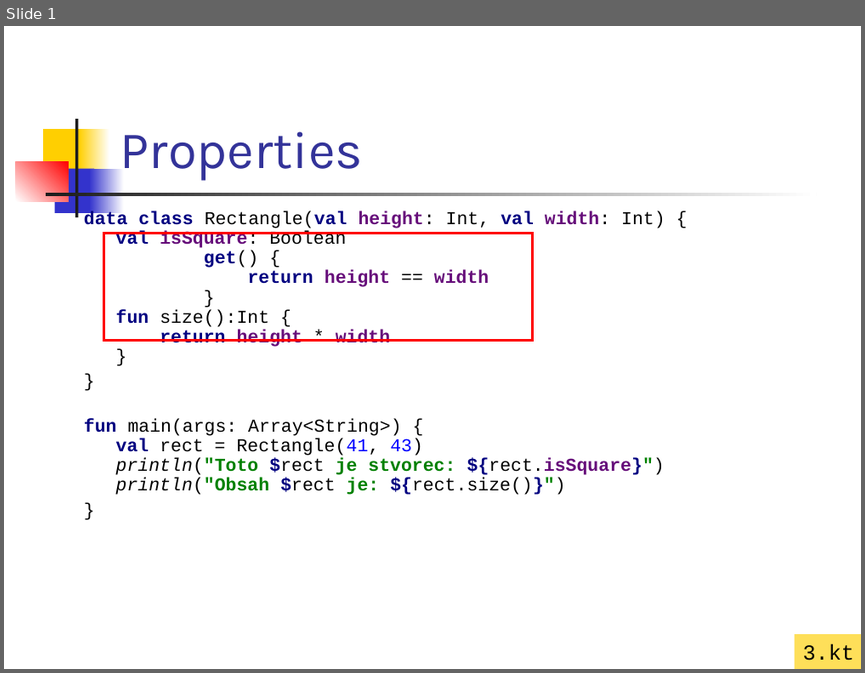
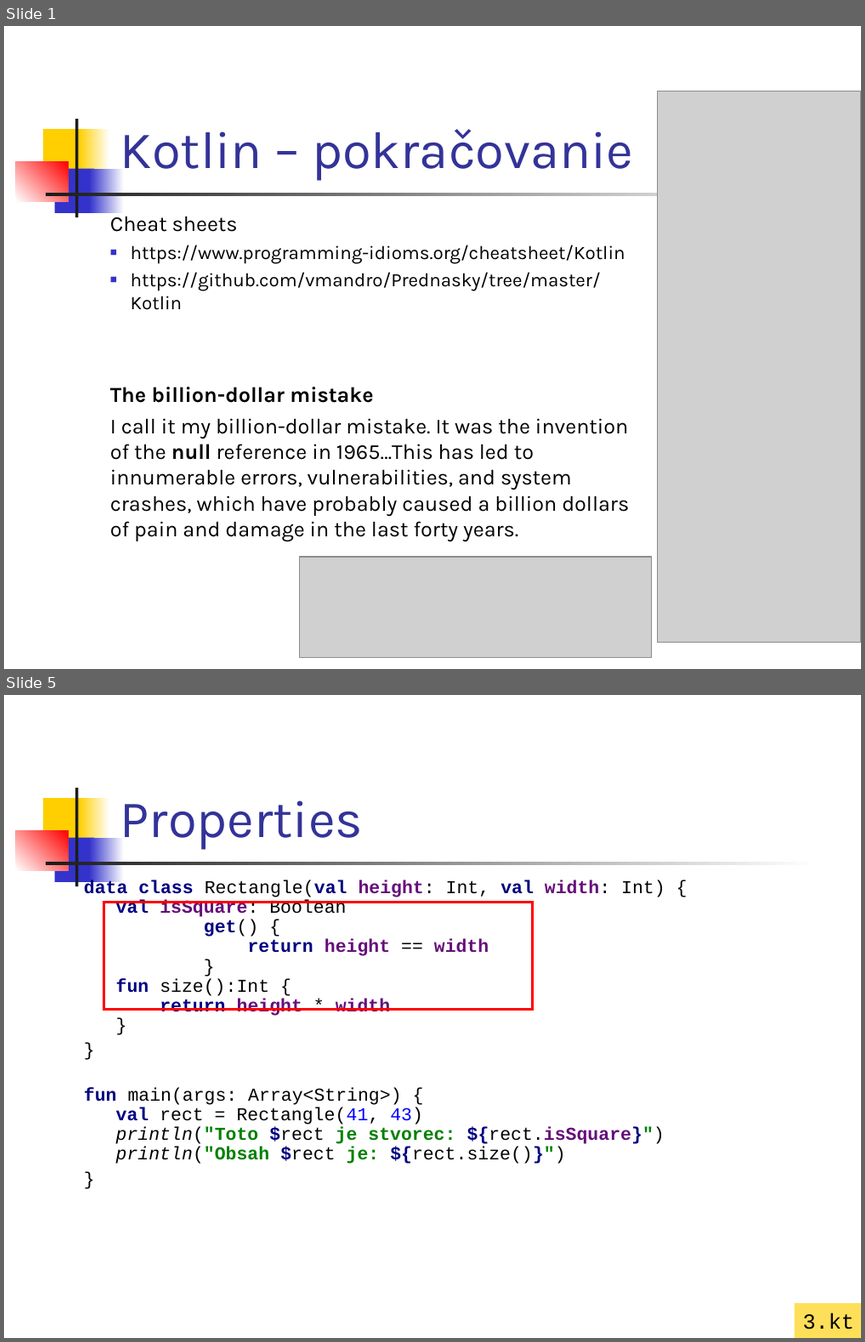
Before and after one commit to vmandro/Prednasky, a slide deck: 02/02_Kotlin.ppt. Shown one above the other, each under a label of ours: slide 1 before the commit, slides 1 and 5 after it; the slides between them are not shown. The pictures are 865x673 and 865x1342 pixels, drawn with LibreOffice and Linux fonts; fonts in the diff are those of the drawing; grey boxes stand for pictures. Boxes give left, top, right and bottom in pixels: in the first picture for what was removed or moved away, otherwise in the second. Text is boxed around its words. In the diff, an @@ line names an element or a change of style, - is before the commit and + after.

```diff
--- a/02/02_Kotlin.ppt
+++ b/02/02_Kotlin.ppt
@@ slide 1 added at (4,26,861,669), background #FFFFFF; not listed: 7 template elements that a slide beside it also shows @@
@@ picture added at (658,91,861,642) @@
@@ title added at (120,129,633,181), 44 pt, text #333399 @@
+Kotlin – pokračovanie
@@ text added at (110,211,629,541), 18 pt, text #000000 @@
+Cheat sheets
+■ https://www.programming-idioms.org/cheatsheet/Kotlin
+■ https://github.com/vmandro/Prednasky/tree/master/Kotlin
+The billion-dollar mistake
+I call it my billion-dollar mistake. It was the invention of the null reference in 1965…This has led to innumerable errors, vulnerabilities, and system crashes, which have probably caused a billion dollars of pain and damage in the last forty years.
@@ picture added at (300,556,652,658) @@
@@ what was slide 1 is now slide 5 @@
```
Also in this commit, not shown: 1 slide changed, 3 other slides added, 7 other files.
